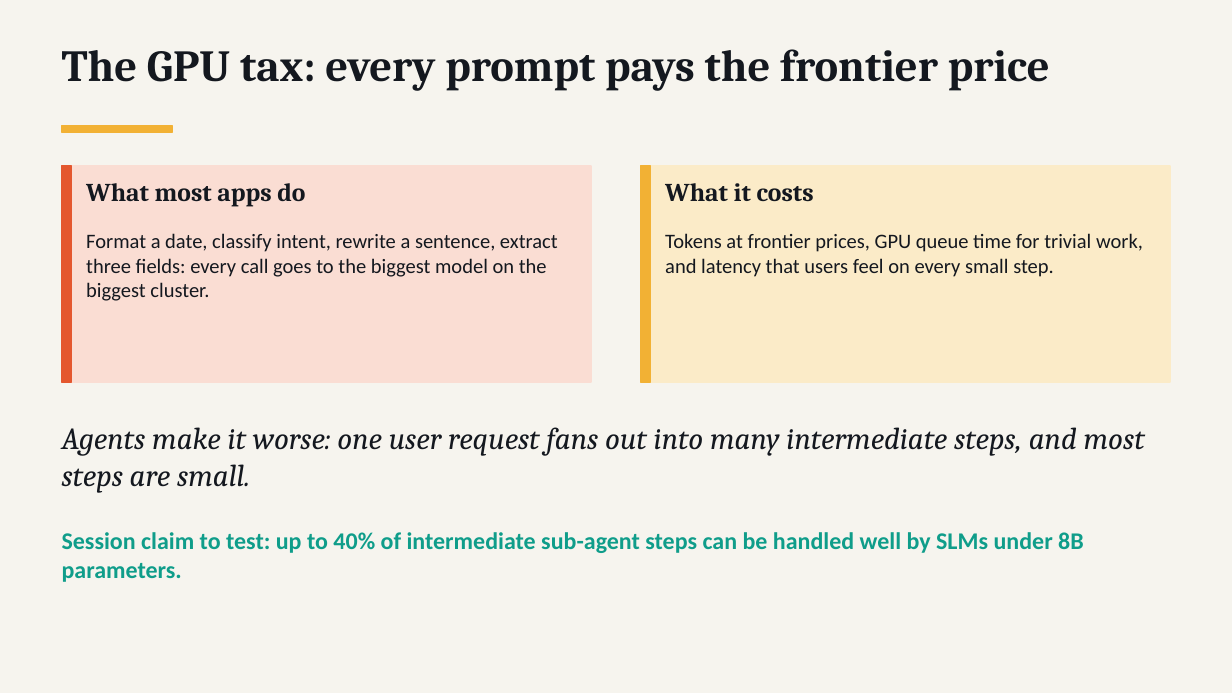
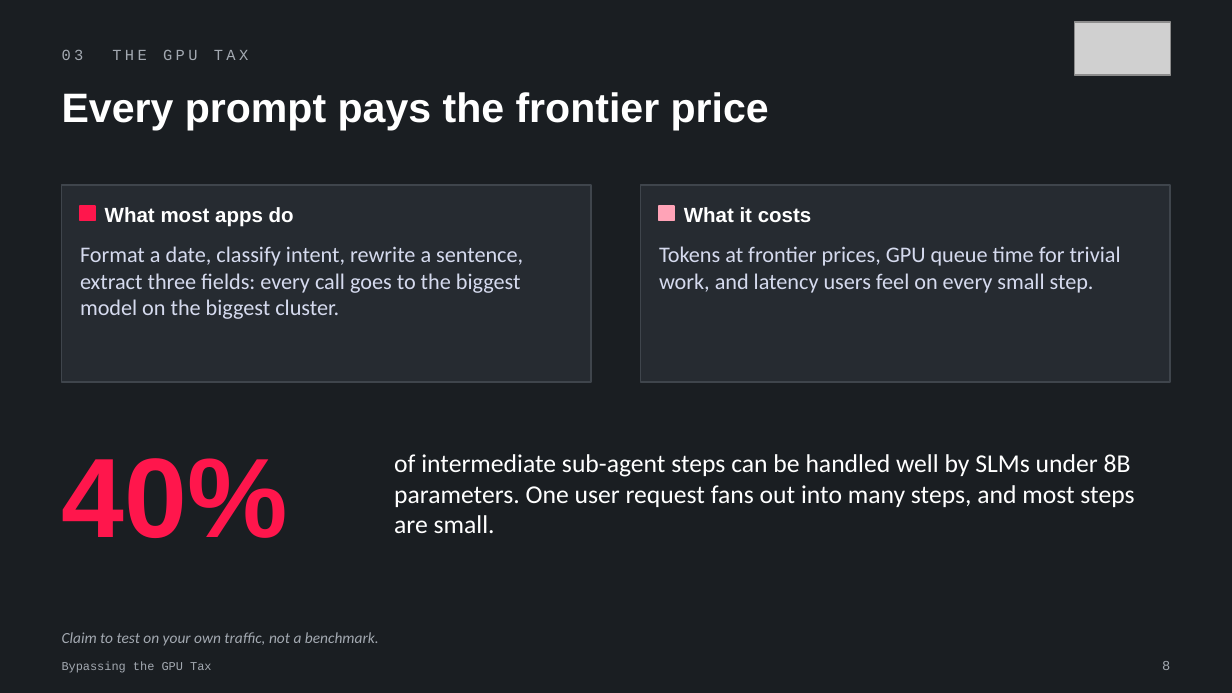
Before and after one commit to Sagar2366/bypassing-the-gpu-tax, a slide deck: slide 8 of slides/WeAreDevelopers-India-Bypassing-the-GPU-Tax.pptx (slide 3 before the commit). Drawn at 1232x693 pixels with LibreOffice and Linux fonts; fonts in the diff are those of the drawing; grey boxes stand for pictures. Boxes give left, top, right and bottom in pixels: in the first picture for what was removed or moved away, otherwise in the second. Text is boxed around its words. In the diff, an @@ line names an element or a change of style, - is before the commit and + after.

```diff
--- a/slides/WeAreDevelopers-India-Bypassing-the-GPU-Tax.pptx
+++ b/slides/WeAreDevelopers-India-Bypassing-the-GPU-Tax.pptx
@@ background #F6F4EE to #1A1E22 @@
@@ picture added at [1074, 22, 1170, 75] @@
@@ text added at [62, 50, 249, 60], 9 pt, text #A3A9B1 @@
+03 THE GPU TAX
@@ text at [62, 92, 769, 130]: text changed; size 26 to 24 pt; font Cambria to Arial; text colour #14181F to #FFFFFF @@
-The GPU tax: every prompt pays the frontier price
+Every prompt pays the frontier price
@@ rectangle removed at [62, 126, 172, 132] @@
@@ rectangle removed at [62, 166, 71, 382] @@
@@ rectangle removed at [641, 166, 650, 382] @@
@@ rectangle: place and size @@
-rectangle at [62, 166, 591, 382]
+rectangle at [62, 185, 591, 382]
@@ rectangle at [62, 185, 591, 382]: fill #FADDD3 to #262B31; outline #FADDD3 1 pt to #3F454C 1 pt @@
@@ rectangle added at [80, 206, 95, 221], fill #FF164C, outline #FF164C 1 pt @@
@@ text "What most apps do": place and size @@
-text "What most apps do" at [86, 183, 305, 207]
+text "What most apps do" at [105, 207, 294, 227]
@@ text "What most apps do" at [105, 207, 294, 227]: size 15 to 12 pt, font Cambria to Arial, text colour #14181F to #FFFFFF; vertical alignment top to middle @@
@@ rectangle: place and size @@
-rectangle at [641, 166, 1170, 382]
+rectangle at [641, 185, 1170, 382]
@@ rectangle at [641, 185, 1170, 382]: fill #FBEBC8 to #262B31; outline #FBEBC8 1 pt to #3F454C 1 pt @@
@@ rectangle added at [659, 206, 674, 221], fill #FFA3B7, outline #FFA3B7 1 pt @@
@@ text "What it costs" at [684, 207, 812, 222]: size 15 to 12 pt, font Cambria to Arial, text colour #14181F to #FFFFFF; vertical alignment top to middle @@
@@ text "What it costs": place and size @@
-text "What it costs" at [665, 183, 814, 202]
+text "What it costs" at [684, 207, 812, 222]
@@ text "Format a date, classify intent, ...": place and size @@
-text "Format a date, classify intent, ..." at [86, 233, 558, 301]
+text "Format a date, classify intent, ..." at [80, 246, 523, 319]
@@ text "Format a date, classify intent, ..." at [80, 246, 523, 319]: size 12 to 13 pt, text colour #14181F to #D5DAEE @@
@@ text at [659, 246, 1121, 293]: text changed; size 12 to 13 pt; text colour #14181F to #D5DAEE @@
-Tokens at frontier prices, GPU queue time for trivial work, and latency that users feel on every small step.
+Tokens at frontier prices, GPU queue time for trivial work, and latency users feel on every small step.
@@ text added at [62, 458, 288, 538], 66 pt, text #FF164C, bold @@
+40%
@@ text at [394, 454, 1134, 533]: text changed; size 18 to 15 pt; font Cambria to Calibri; text colour #14181F to #FFFFFF; italic off @@
-Agents make it worse: one user request fans out into many intermediate steps, and most steps are small.
+of intermediate sub-agent steps can be handled well by SLMs under 8B parameters. One user request fans out into many steps, and most steps are small.
@@ text removed at [62, 532, 1084, 582] @@
-Session claim to test: up to 40% of intermediate sub-agent steps can be handled well by SLMs under 8B parameters.
@@ text added at [62, 632, 379, 646], 9 pt, text #A3A9B1, italic @@
+Claim to test on your own traffic, not a benchmark.
@@ text added at [62, 661, 211, 673], 7 pt, text #A3A9B1 @@
+Bypassing the GPU Tax
@@ text added at [1162, 661, 1170, 670], 8 pt, text #A3A9B1 @@
+8
```
Also in this commit, not shown: 15 other slides changed, 20 slides added, 8 slides removed, 2 other files.
